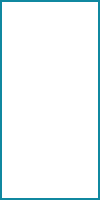
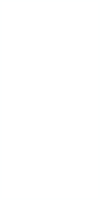
Before/after of a 100x200 layered artwork. What changed in the layer stack:
"decorations-wrapper-layer": opacity 100% → 15%, painted on it over [0, 0, 100, 200]
